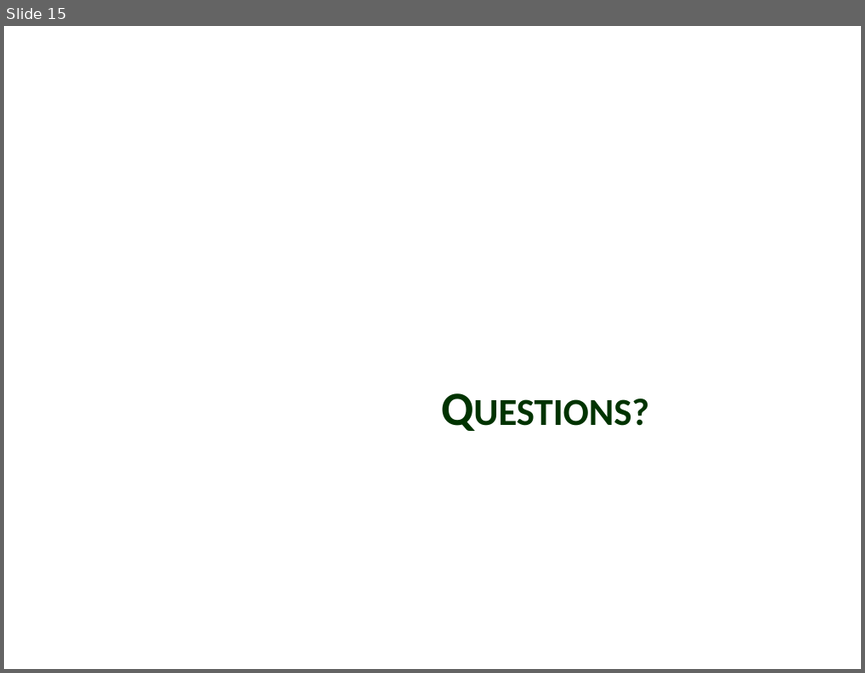
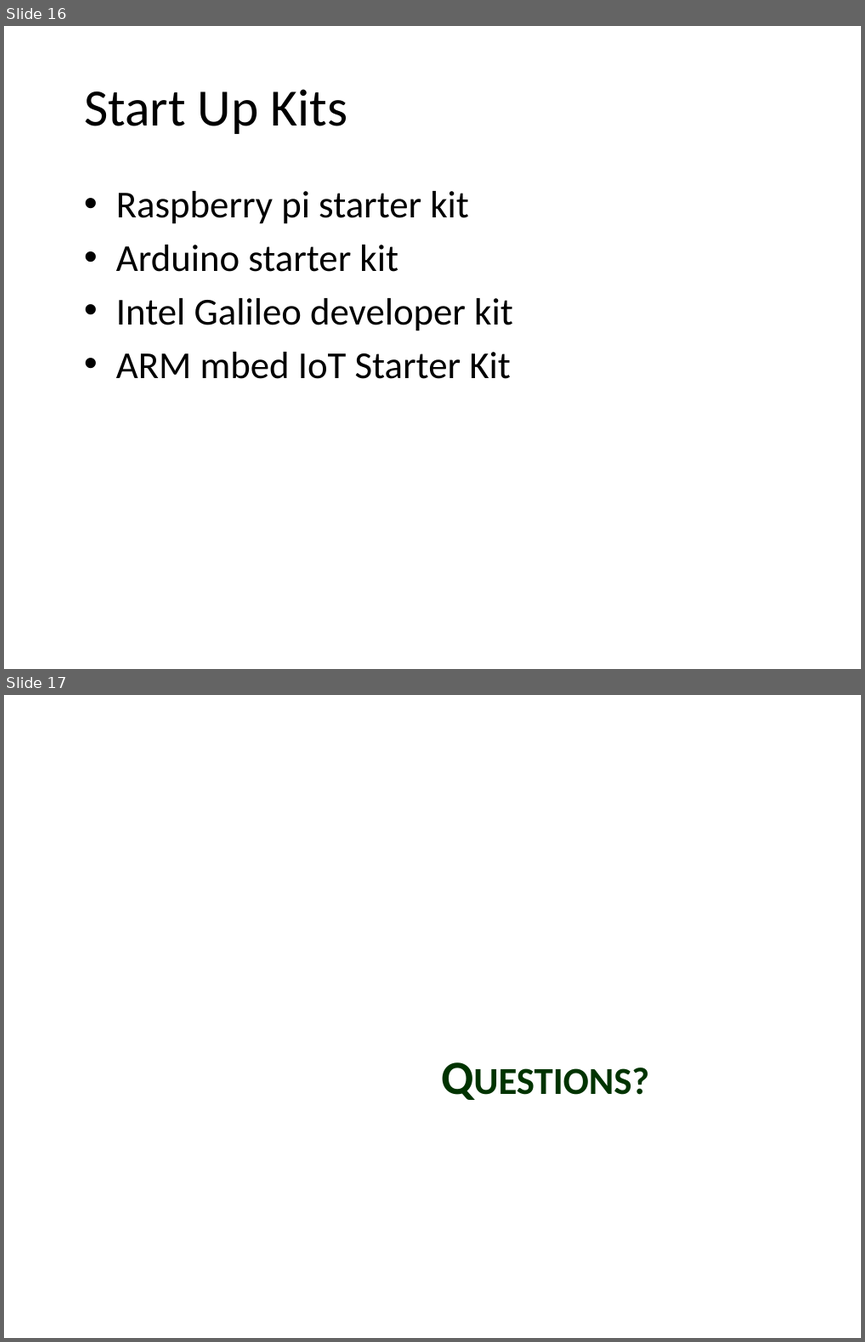
Before and after one commit to GaurG/IoT, a slide deck: IoT.pptx. Shown one above the other, each under a label of ours: slide 15 before the commit, slides 16 and 17 after it. The pictures are 865x673 and 865x1342 pixels, drawn with LibreOffice and Linux fonts; fonts in the diff are those of the drawing; background and template pictures are left out. Boxes give left, top, right and bottom in pixels: in the first picture for what was removed or moved away, otherwise in the second. Text is boxed around its words. In the diff, an @@ line names an element or a change of style, - is before the commit and + after.

```diff
--- a/IoT.pptx
+++ b/IoT.pptx
@@ slide 16 added at <box>4,26,861,669</box>, background picture (left out) @@
@@ title added at <box>84,89,347,134</box>, 44 pt, text #000000 @@
+Start Up Kits
@@ text added at <box>116,191,513,379</box>, 32 pt, text #000000 @@
+• Raspberry pi starter kit
+• Arduino starter kit
+• Intel Galileo developer kit
+• ARM mbed IoT Starter Kit
@@ what was slide 15 is now slide 17 @@
```
Also in this commit, not shown: 2 slides changed, 12 other slides added, 11 slides removed, 1 other file.
